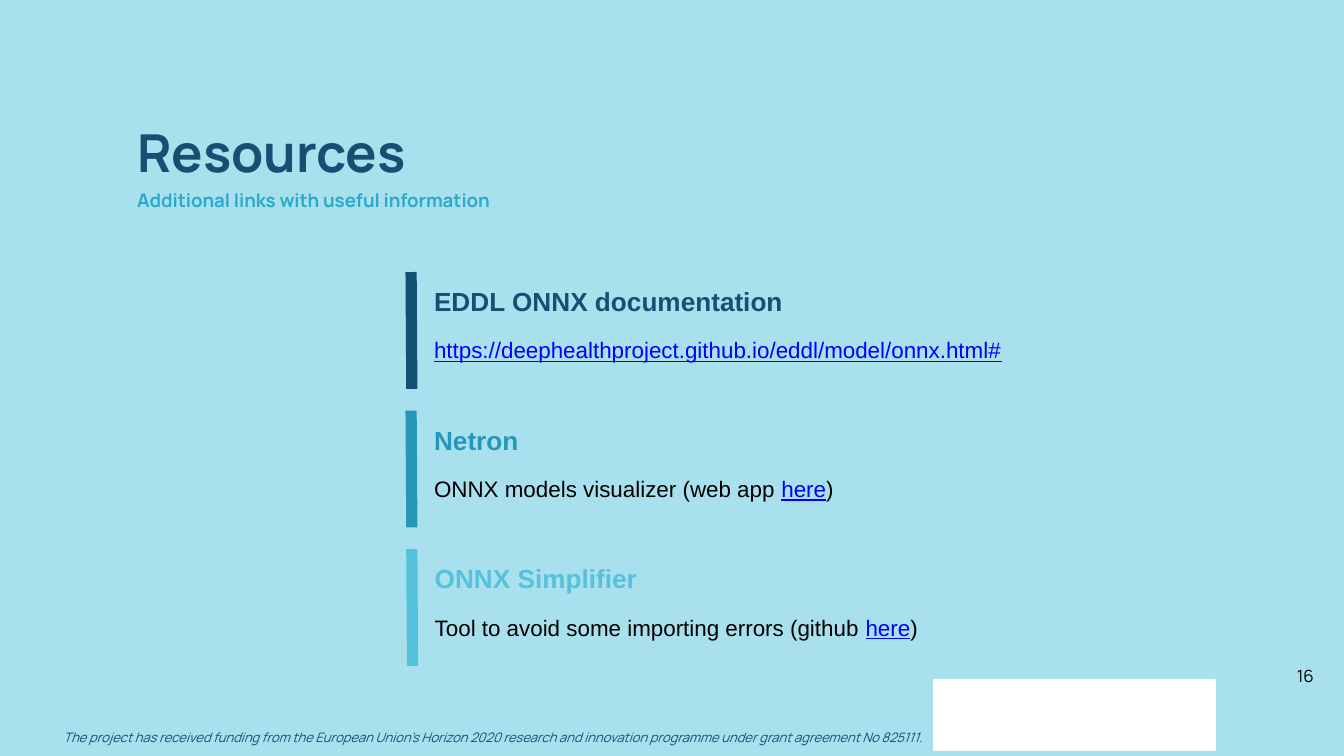
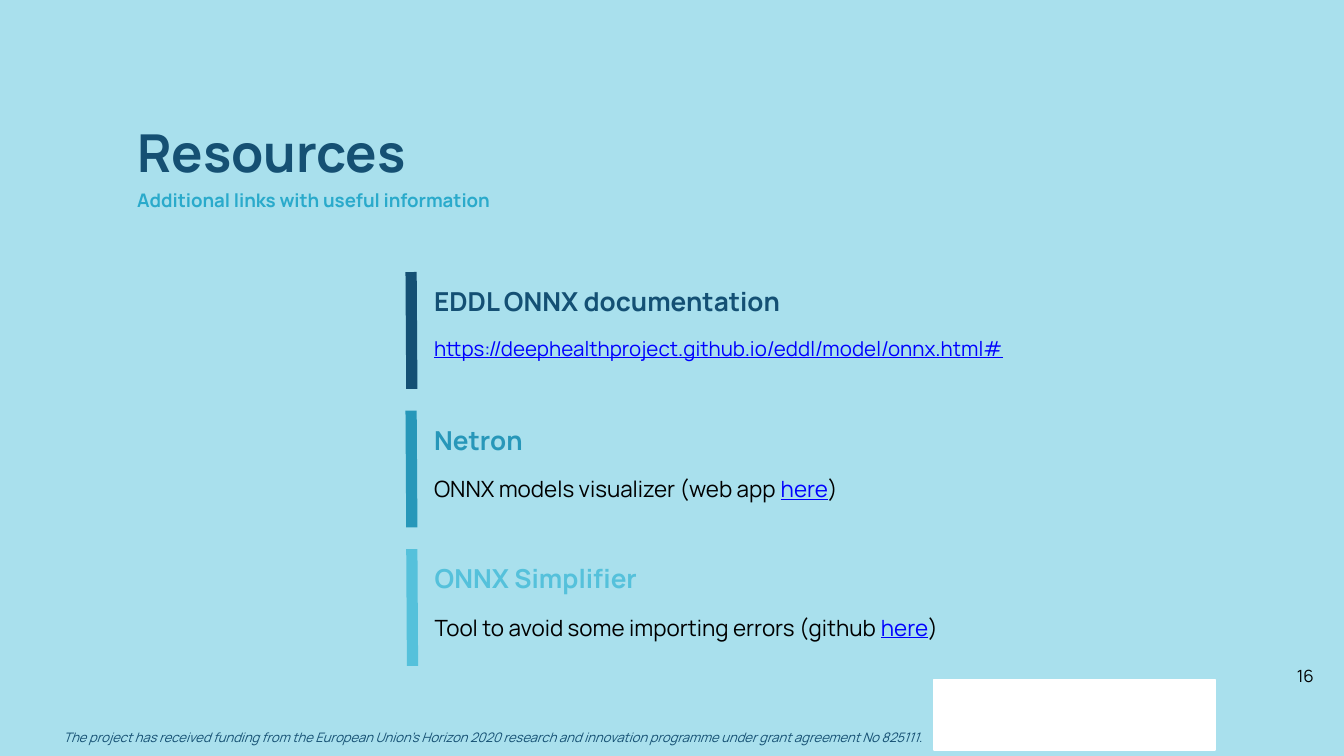
Before and after one commit to deephealthproject/winter-school, a slide deck: slide 16 of lab/00_ecvl_eddl_environment/ONNX_in_EDDL.pptx. Drawn at 1344x756 pixels with LibreOffice and Linux fonts; fonts in the diff are those of the drawing; background and template pictures are left out. Boxes give left, top, right and bottom in pixels: in the first picture for what was removed or moved away, otherwise in the second. Text is boxed around its words. In the diff, an @@ line names an element or a change of style, - is before the commit and + after.

Commit message:
Updated ONNX_in_EDDL slides

```diff
--- a/lab/00_ecvl_eddl_environment/ONNX_in_EDDL.pptx
+++ b/lab/00_ecvl_eddl_environment/ONNX_in_EDDL.pptx
@@ text "https://deephealthproject.github.io/eddl/model/onnx.html#" at [434, 341, 1002, 362]: size 12 to 11 pt, font Arial to Manrope @@
@@ font Arial to Manrope in 5 elements at [434, 292, 780, 312], [434, 431, 523, 451], [434, 478, 838, 503], [435, 569, 637, 594], [435, 617, 938, 642] @@
```
Also in this commit, not shown: 7 other slides changed, 1 other file.
